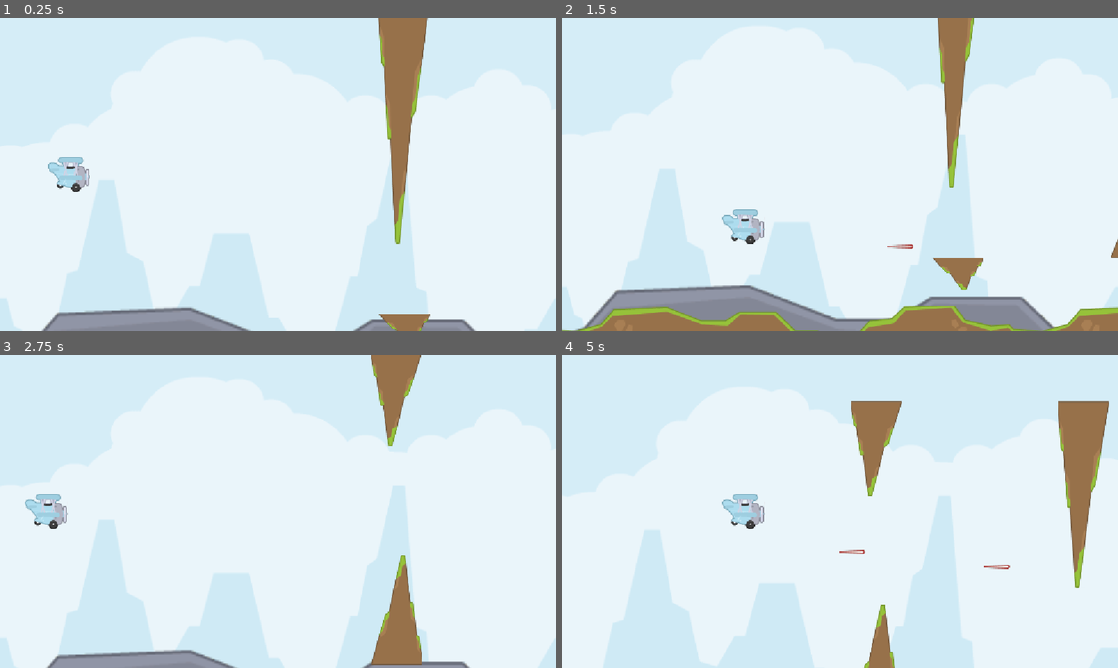
Above: before the commit, frames 1-4 (two rows, left to right).
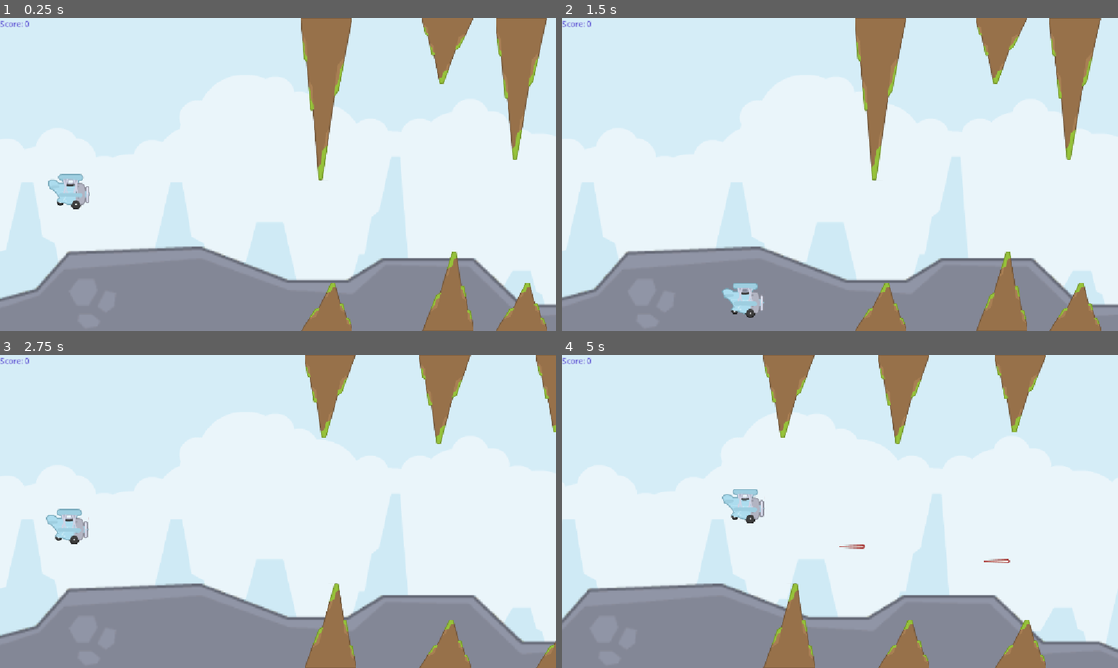
Above: after the commit, the same moments.

Repository: sabasayer/Flappy-Chopper
Game: Godot game, scene res://scenes/level-scene.tscn
Same seed, same stepped clock (60 frames per second), same inputs: the game is played once before the commit and once after it.
Inputs:
- Up to frame 1 (0.25 s): no input
- Up to frame 2 (1.5 s): tap Space (jump) at 0.77 s
- Up to frame 3 (2.75 s): tap Space (jump) at 1.52 s
- Up to frame 4 (5 s): tap Space (jump) at 3.02, 3.77, 4.52 s

The runs differ from the first frame. In frame 1, 35% of the frame differs, in the area x 0-100%, y 0-100%; in frame 2, 32%; in frame 3, 32%; in frame 4, 35%.

Commit message:
spawner clean up

Diff:
--- a/globals/game-manager.gd
+++ b/globals/game-manager.gd
@@ -1,4 +1,6 @@
 extends Node
+
+signal score_changed(new_score:int)
 
 var player_score := 0
 var player_high_score := 0
@@ -7,6 +9,7 @@
 	player_score += score
 	if player_score > player_high_score:
 		player_high_score = player_score
+	score_changed.emit(player_score)
 
 func reset_score() -> void:
 	player_score = 0
--- a/project.godot
+++ b/project.godot
@@ -19,6 +19,10 @@
 config/features=PackedStringArray("4.6", "GL Compatibility")
 config/icon="res://icon.svg"
 
+[autoload]
+
+GameManager="*uid://daufpqjtca2tu"
+
 [display]
 
 window/stretch/mode="canvas_items"
--- a/scenes/level-scene.tscn
+++ b/scenes/level-scene.tscn
@@ -5,6 +5,7 @@
 [ext_resource type="Texture2D" uid="uid://bjwo1v4q0l33g" path="res://assets/sheet.png" id="3_w3lvy"]
 [ext_resource type="PackedScene" uid="uid://wwweuxw2f1eh" path="res://scenes/pipe.tscn" id="4_pipe"]
 [ext_resource type="PackedScene" uid="uid://xa21igoreu70" path="res://scenes/Spawner.tscn" id="5_juwml"]
+[ext_resource type="PackedScene" uid="uid://wdmuxjwrmdea" path="res://scenes/score_ui.tscn" id="6_yn5lr"]
 
 [sub_resource type="WorldBoundaryShape2D" id="WorldBoundaryShape2D_uar5l"]
 distance = -2.0
@@ -21,9 +22,9 @@
 visible = false
 offset = Vector2(200, 0)
 limit_left = -200
-limit_top = -139
+limit_top = 0
 limit_right = 10000001
-limit_bottom = 800
+limit_bottom = 648
 
 [node name="PlayerPosition" type="Marker2D" parent="." unique_id=235143270]
 position = Vector2(93, 331)
@@ -37,7 +38,7 @@
 
 [node name="Parallax2D" type="Parallax2D" parent="." unique_id=2125357805]
 z_index = -1
-scale = Vector2(2, 2)
+scale = Vector2(1.5, 1.5)
 scroll_scale = Vector2(0.2, 0.2)
 scroll_offset = Vector2(798, 332)
 repeat_size = Vector2(799, 0)
@@ -53,7 +54,7 @@
 z_index = -1
 scale = Vector2(3, 3)
 scroll_scale = Vector2(0.4, 0.4)
-scroll_offset = Vector2(-1558, 710)
+scroll_offset = Vector2(-1536.0001, 569)
 repeat_size = Vector2(806, 0)
 repeat_times = 3
 
@@ -61,25 +62,13 @@
 texture = ExtResource("3_w3lvy")
 region_enabled = true
 region_rect = Rect2(0, 285.81943, 807, 68.18057)
-metadata/_edit_lock_ = true
-
-[node name="Parallax2D3" type="Parallax2D" parent="." unique_id=1809519517]
-z_index = -1
-scale = Vector2(1.2, 1.2)
-scroll_offset = Vector2(-546, 789.00006)
-repeat_size = Vector2(806, 0)
-repeat_times = 3
-
-[node name="Sprite2D" type="Sprite2D" parent="Parallax2D3" unique_id=1867768868]
-texture = ExtResource("3_w3lvy")
-region_enabled = true
-region_rect = Rect2(0.79286194, 144.07974, 806.5774, 68.30141)
-metadata/_edit_lock_ = true
 
 [node name="PipeContainer" type="Node2D" parent="." unique_id=2049394600]
 
 [node name="Spawner" parent="." unique_id=1655840986 node_paths=PackedStringArray("pipes_container") instance=ExtResource("5_juwml")]
 pipes_container = NodePath("../PipeContainer")
 
+[node name="ScoreUI" parent="." unique_id=397794448 instance=ExtResource("6_yn5lr")]
+
 [connection signal="player_died" from="Player" to="." method="_on_player_player_died"]
 [connection signal="body_entered" from="Ground" to="." method="_on_ground_area_entered"]
--- a/scenes/level_scene.gd
+++ b/scenes/level_scene.gd
@@ -24,6 +24,7 @@
 	restart_level()
 
 func _on_player_player_died() -> void:
+	GameManager.reset_score()
 	restart_level()
 
 func _process(delta: float) -> void:
--- a/scenes/pipe-pair.tscn
+++ b/scenes/pipe-pair.tscn
@@ -2,6 +2,9 @@
 
 [ext_resource type="Script" uid="uid://l0d1cqx4wiad" path="res://scenes/pipe_pair.gd" id="1_yal1n"]
 [ext_resource type="PackedScene" uid="uid://wwweuxw2f1eh" path="res://scenes/pipe.tscn" id="2_khfn5"]
+
+[sub_resource type="RectangleShape2D" id="RectangleShape2D_khfn5"]
+size = Vector2(5, 551)
 
 [node name="PipePair" type="Node2D" unique_id=620588765]
 script = ExtResource("1_yal1n")
@@ -11,3 +14,16 @@
 
 [node name="BottomPipe" parent="." unique_id=1701504961 instance=ExtResource("2_khfn5")]
 position = Vector2(0, 320)
+
+[node name="Area2D" type="Area2D" parent="." unique_id=1483661317]
+collision_layer = 2
+
+[node name="CollisionShape2D" type="CollisionShape2D" parent="Area2D" unique_id=2132629928]
+position = Vector2(62.5, 161.5)
+shape = SubResource("RectangleShape2D_khfn5")
+
+[node name="VisibleOnScreenNotifier2D" type="VisibleOnScreenNotifier2D" parent="." unique_id=393731295]
+rect = Rect2(-64, -117, 89, 554)
+
+[connection signal="body_entered" from="Area2D" to="." method="_on_area_2d_body_entered"]
+[connection signal="screen_exited" from="VisibleOnScreenNotifier2D" to="." method="_on_visible_on_screen_notifier_2d_screen_exited"]
--- a/scenes/pipe_pair.gd
+++ b/scenes/pipe_pair.gd
@@ -8,6 +8,8 @@
 
 @onready var top_pipe: Pipe = $TopPipe
 @onready var bottom_pipe: Pipe = $BottomPipe
+
+var scored = false
 
 var player: Player:
 	get():
@@ -33,8 +35,8 @@
 func setup(gap_height: int, gap_y: int):
 	if gap_y < gap_padding:
 		gap_y = gap_padding
-	if gap_y > gap_y_max:
-		gap_y = gap_y_max
+	if gap_y + gap_height > gap_y_max:
+		gap_y = gap_y_max - gap_height
 
 	var top_pipe_target_size = gap_y
 	var top_pipe_size = top_pipe.get_size()
@@ -49,3 +51,14 @@
 
 	bottom_pipe.scale.y = bottom_target_size / bottom_pipe_size.y
 	bottom_pipe.position.y = screen_height - bottom_target_size / 2
+
+func _on_area_2d_body_entered(body: Node2D) -> void:
+	if scored:
+		return
+	if body is Player:
+		GameManager.add_score(1)
+		scored = true
+
+
+func _on_visible_on_screen_notifier_2d_screen_exited() -> void:
+	queue_free()
--- a/scenes/player.tscn
+++ b/scenes/player.tscn
@@ -30,6 +30,7 @@
 }]
 
 [node name="Player" type="CharacterBody2D" unique_id=816501898 groups=["player"]]
+collision_mask = 3
 script = ExtResource("1_3vyb7")
 bullet_scene = ExtResource("2_qhqgy")
 
--- /dev/null
+++ b/scenes/score_ui.gd
@@ -0,0 +1,10 @@
+extends CanvasLayer
+
+@onready var score_label: Label = $ScoreLabel
+
+func _ready():
+	GameManager.score_changed.connect(_on_score_changed)
+	_on_score_changed(GameManager.player_score)
+
+func _on_score_changed(new_score:int):
+	score_label.text = "Score: %d" % new_score
--- /dev/null
+++ b/scenes/score_ui.tscn
@@ -0,0 +1,16 @@
+[gd_scene format=3 uid="uid://wdmuxjwrmdea"]
+
+[ext_resource type="Script" uid="uid://b31exmjr5kh0m" path="res://scenes/score_ui.gd" id="1_hoy1o"]
+
+[sub_resource type="LabelSettings" id="LabelSettings_8tfrv"]
+font_color = Color(0.3647059, 0.3647059, 0.83137256, 1)
+outline_size = 1
+
+[node name="ScoreUI" type="CanvasLayer" unique_id=397794448]
+script = ExtResource("1_hoy1o")
+
+[node name="ScoreLabel" type="Label" parent="." unique_id=1243324824]
+offset_right = 40.0
+offset_bottom = 23.0
+text = "Placeholder"
+label_settings = SubResource("LabelSettings_8tfrv")
--- a/scenes/spawner.gd
+++ b/scenes/spawner.gd
@@ -9,22 +9,28 @@
 @export var pipe_pair_scene: PackedScene = preload("res://scenes/pipe-pair.tscn")
 @export var pipes_container: Node2D
 @export var min_spawn_distance: int = 150
-@export var max_spawn_distance: int = 500
+@export var max_spawn_distance: int = 300
 
 @export var next_spawn_x: int = 400
-@export var spawn_margin: int = 100
+@export var spawn_margin: int = 400
 
 var player: Player:
 	get():
 		return get_tree().get_first_node_in_group("player") as Player
 
+var player_distance: float:
+	get():
+		return player.global_position.x
+
 var camera: Camera2D:
 	get():
 		return get_viewport().get_camera_2d()
 
+var screen_width: float:
+	get():
+		return get_viewport_rect().size.x
+
 func check_and_spawn():
-	print("start checking")
-	var screen_width = get_viewport_rect().size.x
 	var visible_right = camera.global_position.x + screen_width / 2
 	while visible_right + spawn_margin > next_spawn_x:
 		print("spawning")
Not shown, added: scenes/score_ui.gd.uid
